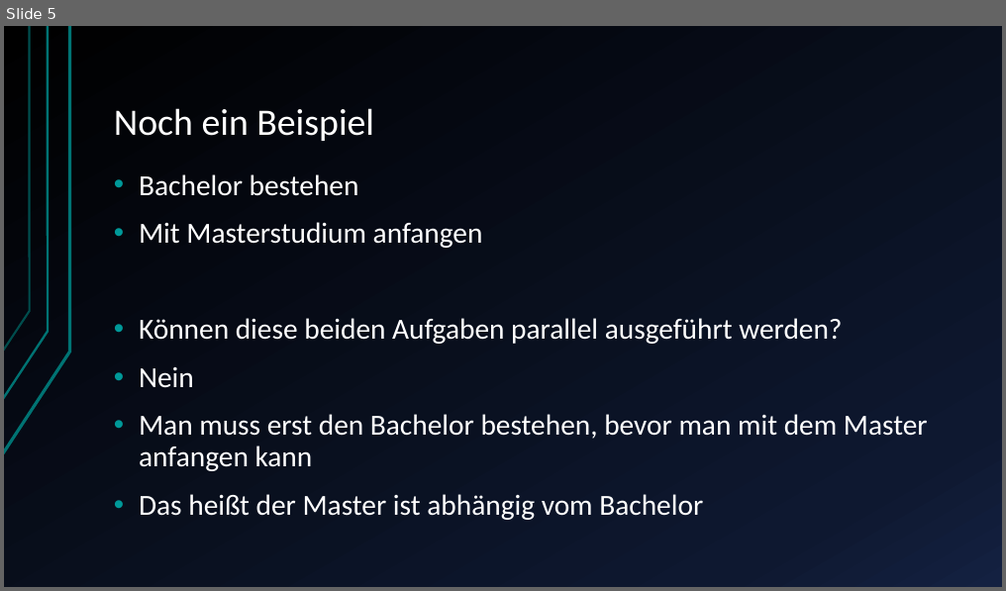
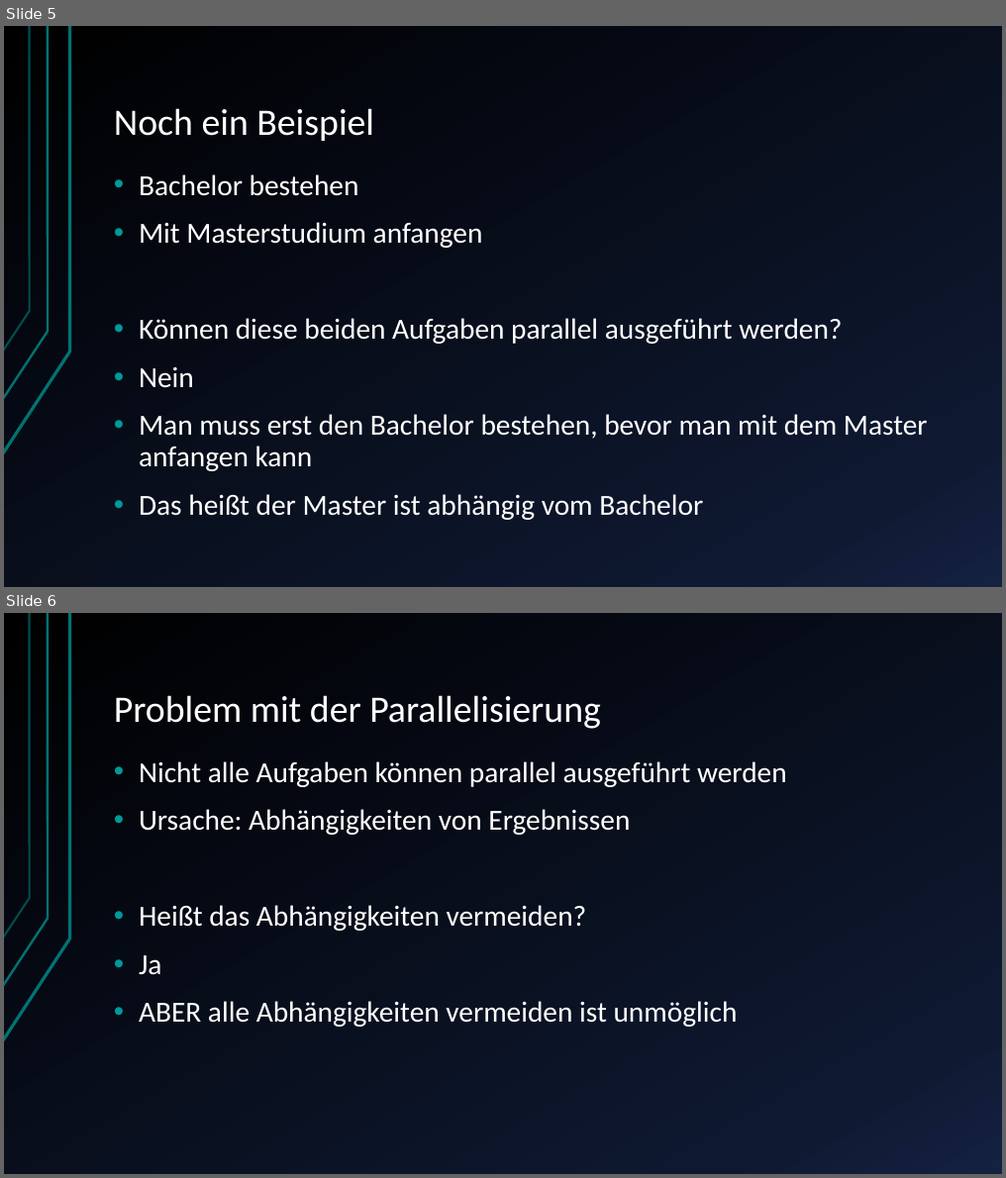
Before and after one commit to JuSteif/Parallelisierung, a slide deck: Ausblick Parallelisierung von Prozessen.pptx. Shown one above the other, each under a label of ours: slide 5 before the commit, slides 5 and 6 after it. The pictures are 1006x591 and 1006x1178 pixels, drawn with LibreOffice and Linux fonts; fonts in the diff are those of the drawing. Boxes give left, top, right and bottom in pixels: in the first picture for what was removed or moved away, otherwise in the second. Text is boxed around its words. In the diff, an @@ line names an element or a change of style, - is before the commit and + after.

```diff
--- a/Ausblick Parallelisierung von Prozessen.pptx
+++ b/Ausblick Parallelisierung von Prozessen.pptx
@@ slide 6 added at bbox=[4, 613, 1002, 1174], background gradient #000000 to #0F1931 to #142242; not listed: 3 template elements that a slide beside it also shows @@
@@ title added at bbox=[114, 695, 601, 729], 36 pt, text #FFFFFF @@
+Problem mit der Parallelisierung
@@ text added at bbox=[139, 761, 787, 1027], 28 pt, text #FFFFFF @@
+• Nicht alle Aufgaben können parallel ausgeführt werden
+• Ursache: Abhängigkeiten von Ergebnissen
+• Heißt das Abhängigkeiten vermeiden?
+• Ja
+• ABER alle Abhängigkeiten vermeiden ist unmöglich
```
Also in this commit, not shown: 7 other slides added.
